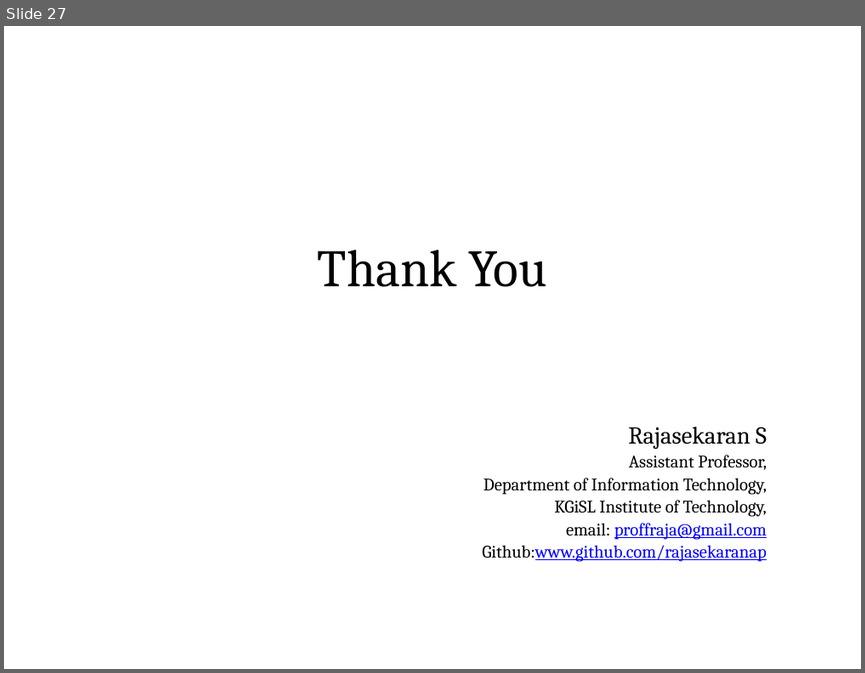
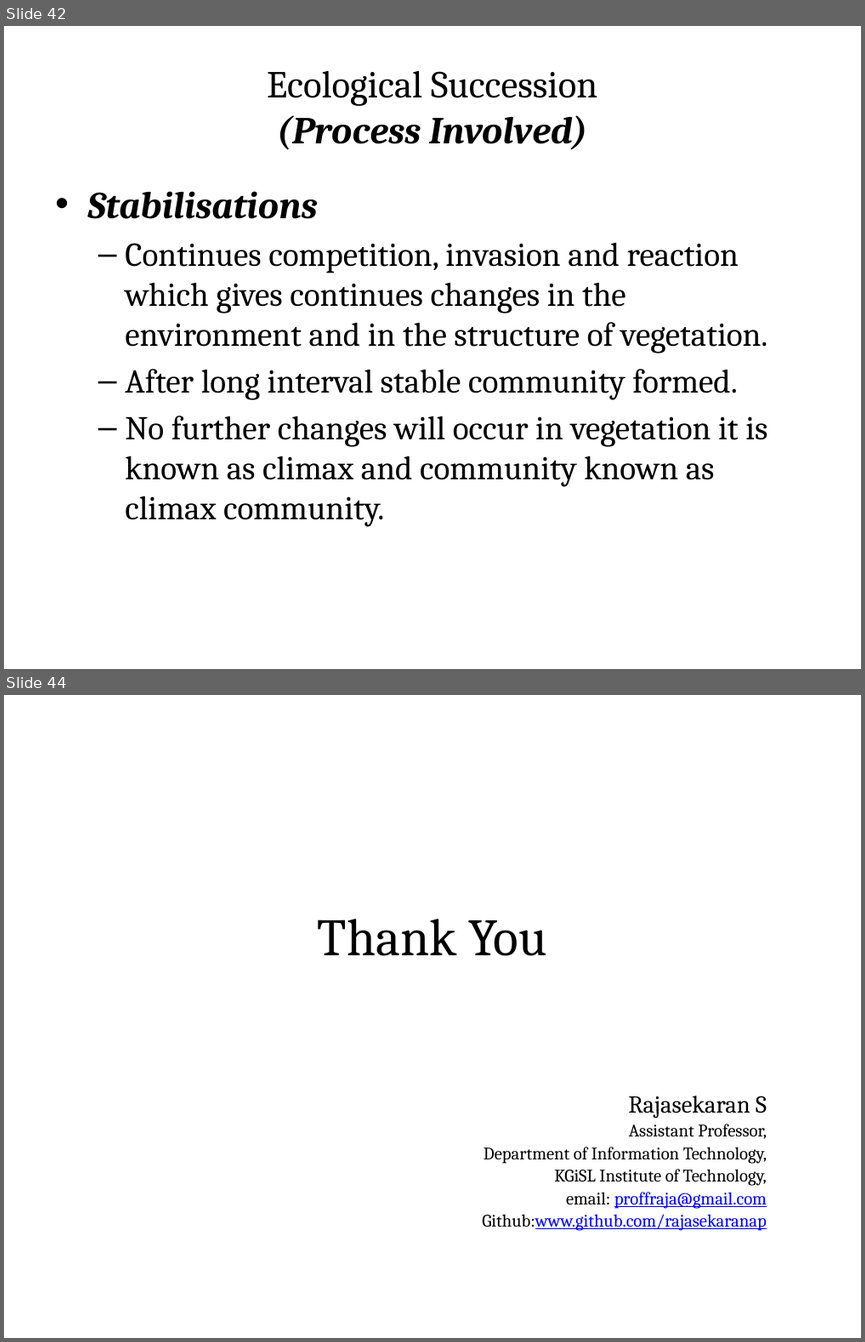
Before and after one commit to rajasekaran36/GE8291-Environmental-Science-and-Engineering, a slide deck: Slides/GE8291-U1.pptx. Shown one above the other, each under a label of ours: slide 27 before the commit, slides 42 and 44 after it; the slides between them are not shown. The pictures are 865x673 and 865x1342 pixels, drawn with LibreOffice and Linux fonts; fonts in the diff are those of the drawing. Boxes give left, top, right and bottom in pixels: in the first picture for what was removed or moved away, otherwise in the second. Text is boxed around its words. In the diff, an @@ line names an element or a change of style, - is before the commit and + after.

```diff
--- a/Slides/GE8291-U1.pptx
+++ b/Slides/GE8291-U1.pptx
@@ slide 42 added at <box>4,26,861,669</box>, background #FFFFFF @@
@@ title added at <box>46,52,818,159</box>, fill gradient #DAFDA7 to #E4FCC2 to #F5FFE7, outline #98B955 0.75 pt, 32 pt, text #000000 @@
+Ecological Succession
+(Process Involved)
@@ text added at <box>87,191,767,527</box>, 28 pt, text #000000 @@
+• Stabilisations
+  – Continues competition, invasion and reaction which gives continues changes in the environment and in the structure of vegetation.
+  – After long interval stable community formed.
+  – No further changes will occur in vegetation it is known as climax and community known as climax community.
@@ what was slide 27 is now slide 44 @@
```
Also in this commit, not shown: 16 other slides added, 1 other file.
